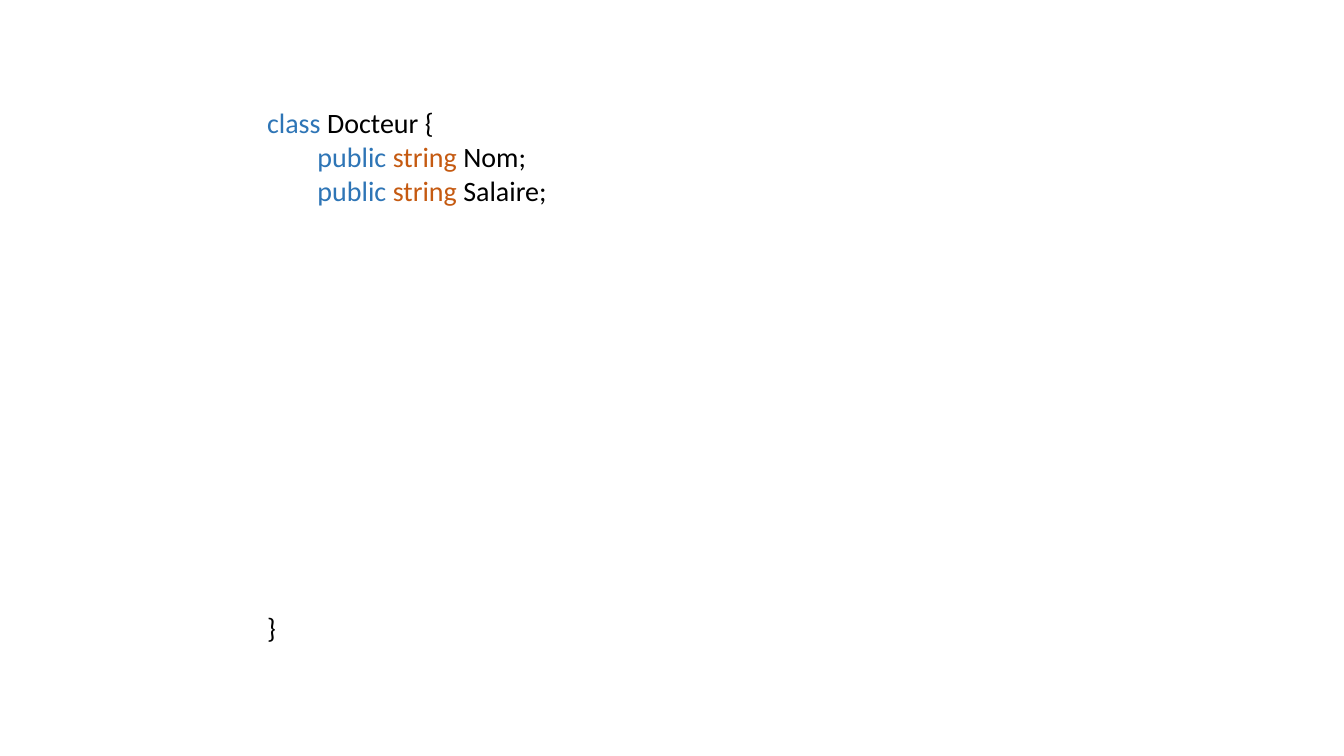
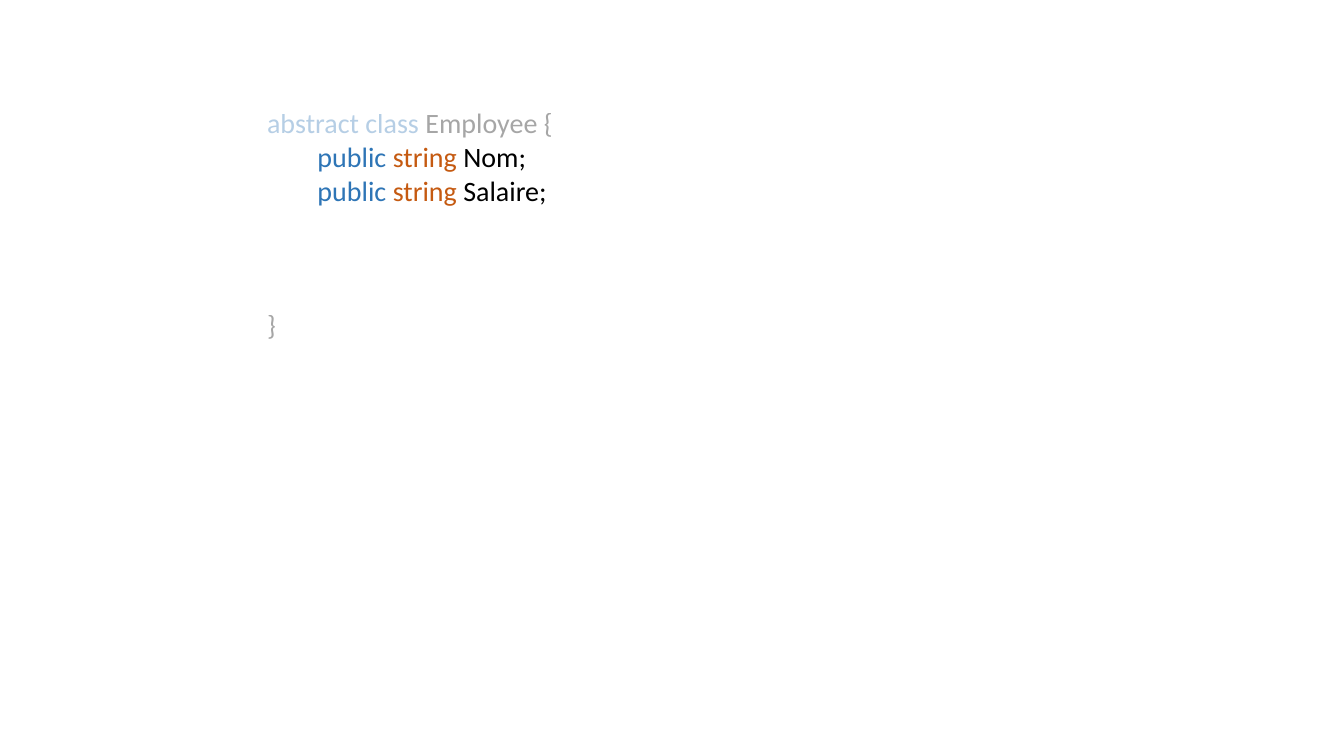
Before and after one commit to yassine-klilich/design-patterns, a slide deck: slide 12 of Presentation/Presentation DP.pptx (slide 13 before the commit). Drawn at 1344x756 pixels with LibreOffice and Linux fonts; fonts in the diff are those of the drawing. Boxes give left, top, right and bottom in pixels: in the first picture for what was removed or moved away, otherwise in the second. Text is boxed around its words. In the diff, an @@ line names an element or a change of style, - is before the commit and + after.

```diff
--- a/Presentation/Presentation DP.pptx
+++ b/Presentation/Presentation DP.pptx
@@ text "abstract class Employee {" at [267,114,546,206]: text colour #000000 to #000000 at 34% opacity in "}" @@
@@ text at [267,114,537,138]: text changed; text colour #000000 to #2E75B6 at 34% opacity @@
-class Docteur {
+abstract class Employee {
```
Also in this commit, not shown: 10 other slides changed, 25 slides added, 1 slide removed.
